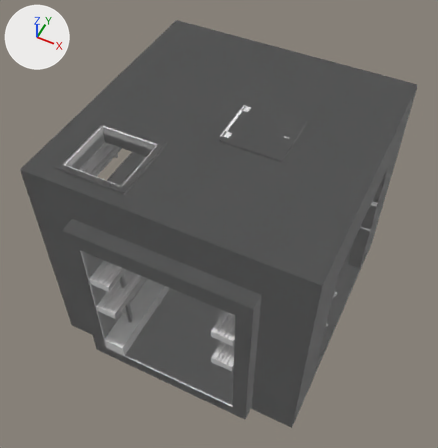
Two versions of the Blender file opslabs-props/source/opslabs_underground.blend, one commit apart.
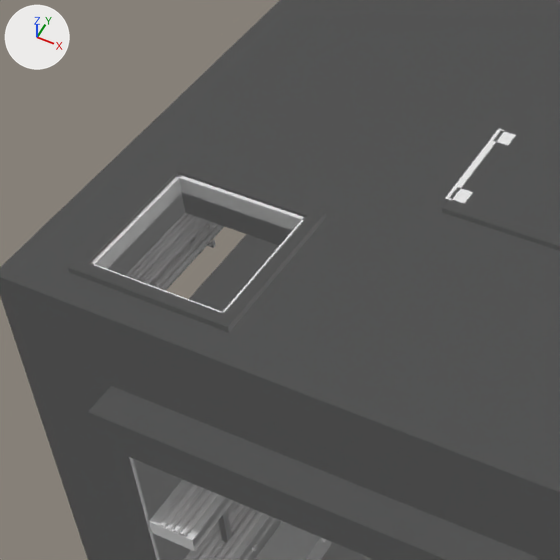
There are two pictures of each version: one whole from a 50 mm lens placed at (2.45, -5.29, 4.67), pointed at (-0.11, -0.18, -1.71), one close up on the part from 5% to 62% of the width and 11% to 66% of the height. Every picture has the same lights, and +X, +Y and +Z are marked at upper left. The last two pictures show the newer version. Materials are left out; every surface is plain grey.

Objects in the first close-up: 'opslabs_ug_chamber.model', 'opslabs_ug_hatch_lid.model', 'opslabs_ug_hatch_lid.model.poly_mesh', 'opslabs_ug_tunnel.model', 'opslabs_ug_tunnel.model.poly_mesh' and 1 more.
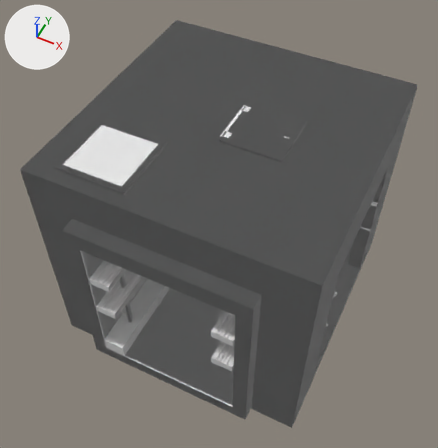
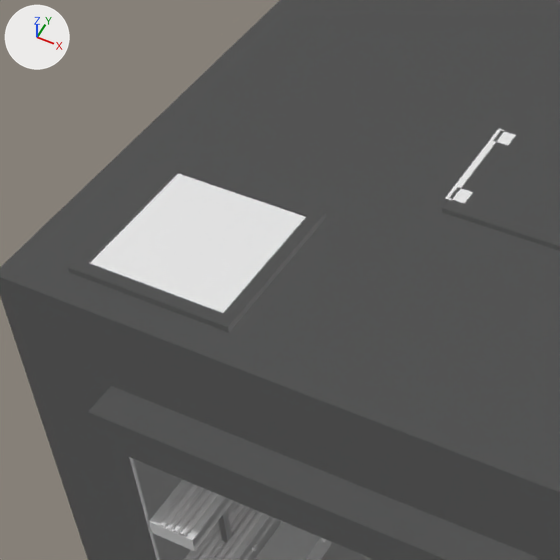
Location of each change, (x1, y1, x2, y2) in pixels of the close-ups (560 x 560 px; the box of a moved part takes in the faces that stretch with it):
part 1 of me_opslabs_ug_chamber, moved or reshaped (mostly hidden before)
    before: (133, 216, 232, 541)
    after: (90, 173, 560, 560)

Diff of the bpy script that builds the scene:
```diff
--- a/opslabs-props/source/opslabs_underground.blend.py
+++ b/opslabs-props/source/opslabs_underground.blend.py
@@ me_opslabs_ug_chamber @@
 # used by ob_opslabs_ug_chamber_model
-me_opslabs_ug_chamber.from_pydata(...)  # 5018 vertices, 3261 faces; spans x -1.81..1.81, y -1.81..1.81, z -3.25..0.01
+me_opslabs_ug_chamber.from_pydata(...)  # 5019 vertices, 3262 faces; spans x -1.81..1.81, y -1.81..1.81, z -3.25..0.01
+# me_opslabs_ug_chamber part 1: 275 vertices moved within x -1.54..1.54, y -1.54..1.54, z -3.03..-0.33; 28 vertices removed from x -1.8..1.6, y -1.8..1.8, z -3.25..-2.85; 29 vertices added at x -1.8..1.8, y -1.8..1.8, z -3.25..0.01
```
